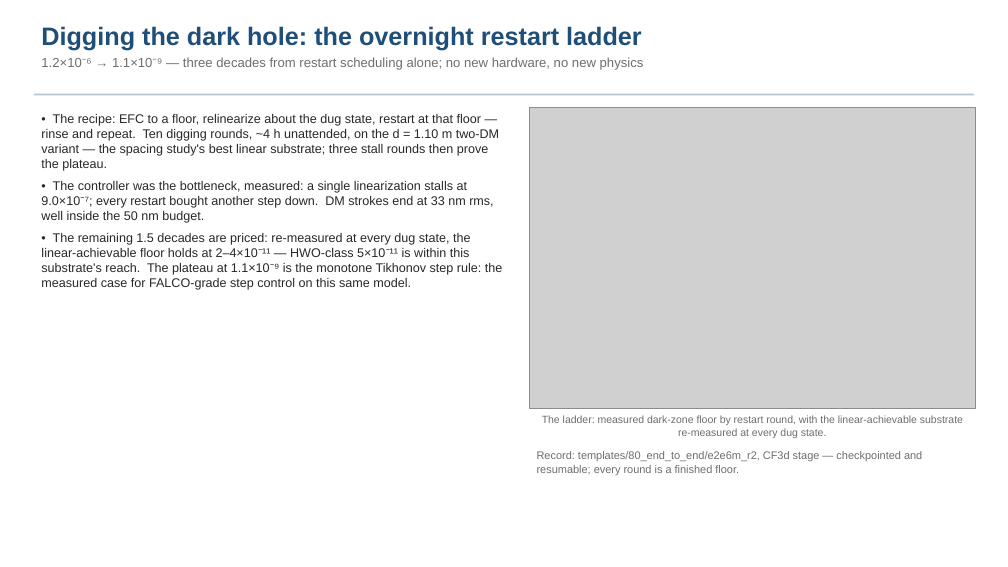
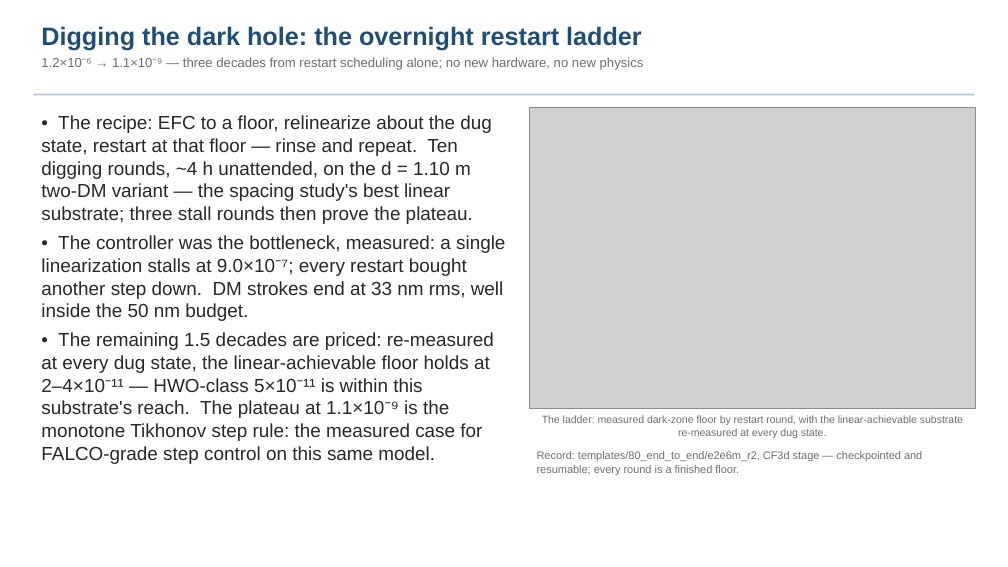
Before and after one commit to nasa-jpl/macos, a slide deck: slide 27 of demo_session/baseline_pass3.pptx. Drawn at 1008x567 pixels with LibreOffice and Linux fonts; fonts in the diff are those of the drawing; grey boxes stand for pictures. Boxes give left, top, right and bottom in pixels: in the first picture for what was removed or moved away, otherwise in the second. Text is boxed around its words. In the diff, an @@ line names an element or a change of style, - is before the commit and + after.

```diff
--- a/demo_session/baseline_pass3.pptx
+++ b/demo_session/baseline_pass3.pptx
@@ text "• The recipe: EFC to ..." at [41,115,505,464]: size 12 to 18 pt @@
```
Also in this commit, not shown: 5 other slides changed, 5 other files.
